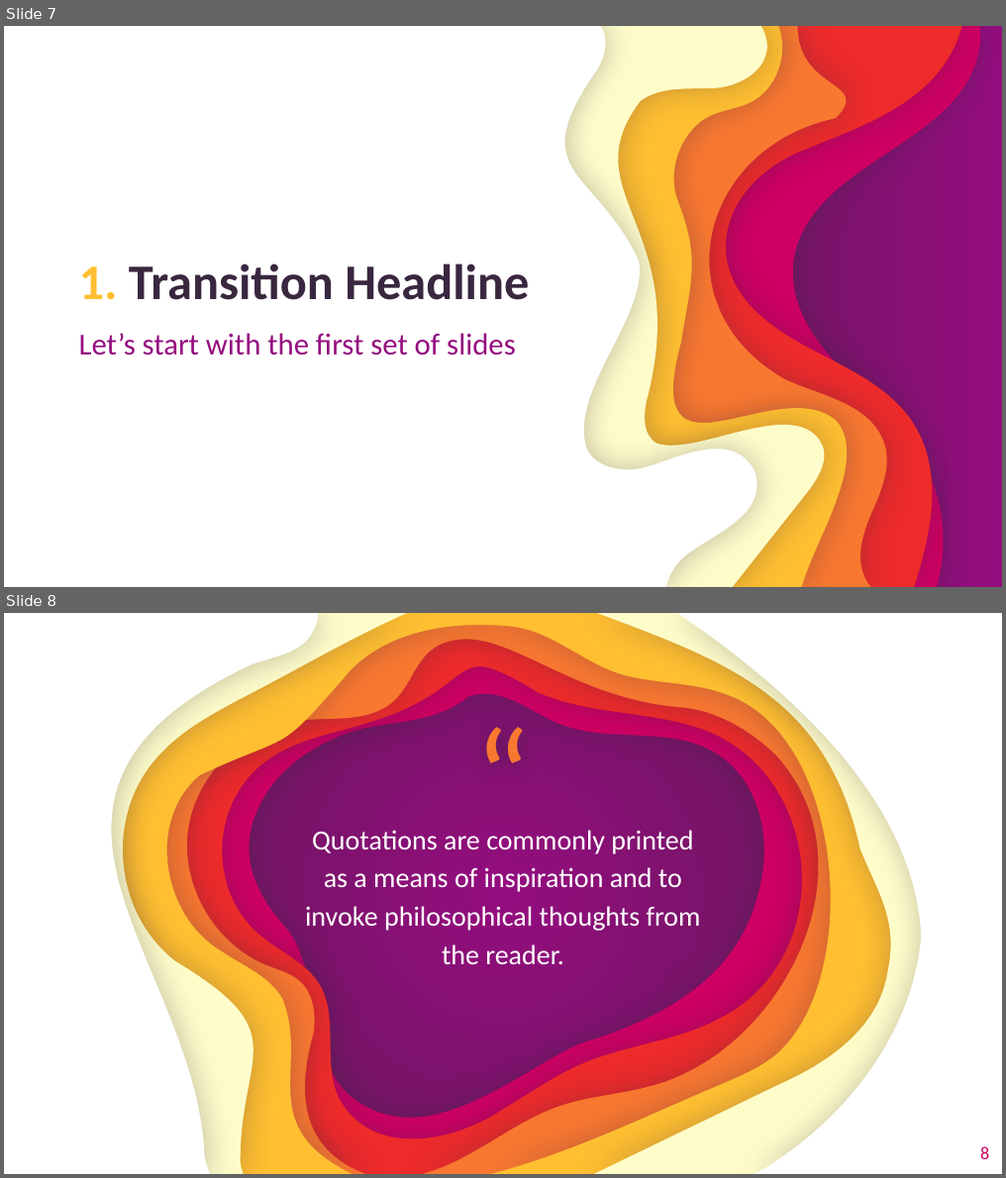
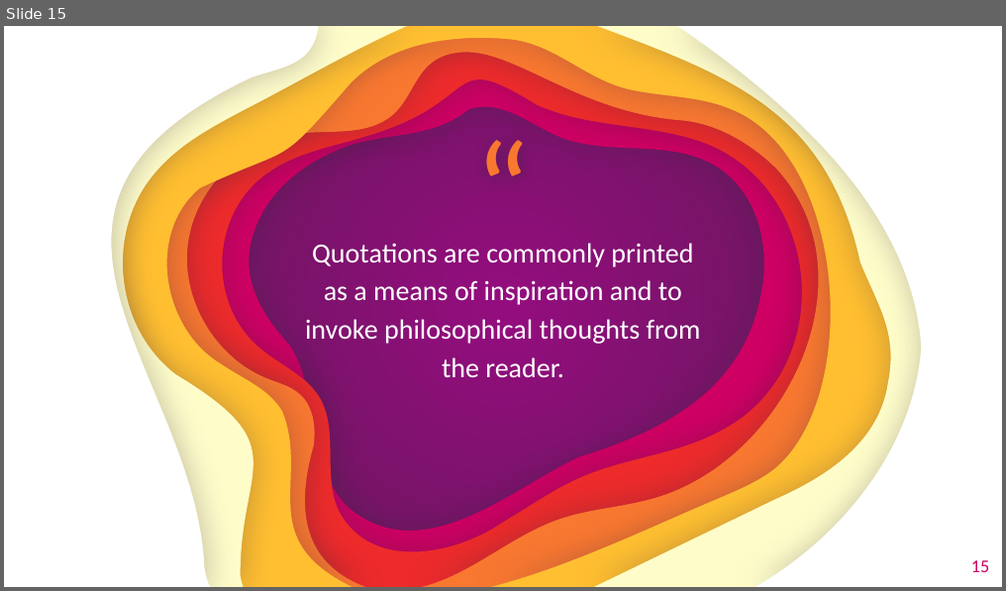
Before and after one commit to EYC-University/Hospital-Engineering-Management-Presentation, a slide deck: Presentation.pptx. Shown one above the other, each under a label of ours: slides 7 and 8 before the commit, slide 15 after it. The pictures are 1006x1178 and 1006x591 pixels, drawn with LibreOffice and Linux fonts; fonts in the diff are those of the drawing. Boxes give left, top, right and bottom in pixels: in the first picture for what was removed or moved away, otherwise in the second. Text is boxed around its words. In the diff, an @@ line names an element or a change of style, - is before the commit and + after.

Commit message:
add 8 slides and some changes

```diff
--- a/Presentation.pptx
+++ b/Presentation.pptx
@@ slide 7 removed at (4,26,1002,587), background gradient #940D7F to #5E1B53 @@
@@ group removed at (4,26,980,586): 6 freeform shapes @@
@@ title removed at (79,264,529,300) @@
-1. Transition Headline
@@ subtitle removed at (79,333,516,356) @@
-Let’s start with the first set of slides
@@ what was slide 8 is now slide 15 @@
@@ page number at (971,561,989,572): text changed @@
-8
+15
```
Also in this commit, not shown: 4 slides changed, 8 slides added, 3 other files.
